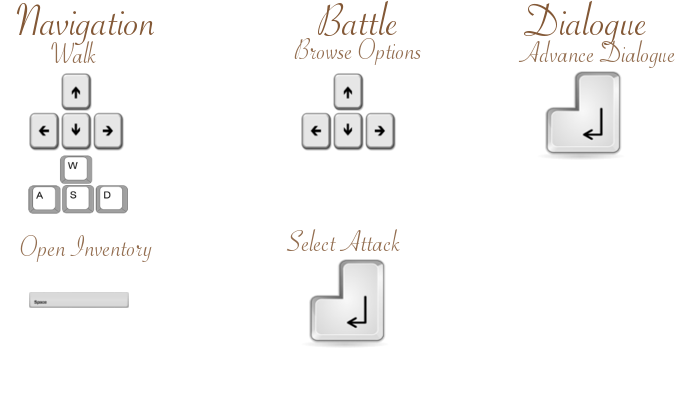
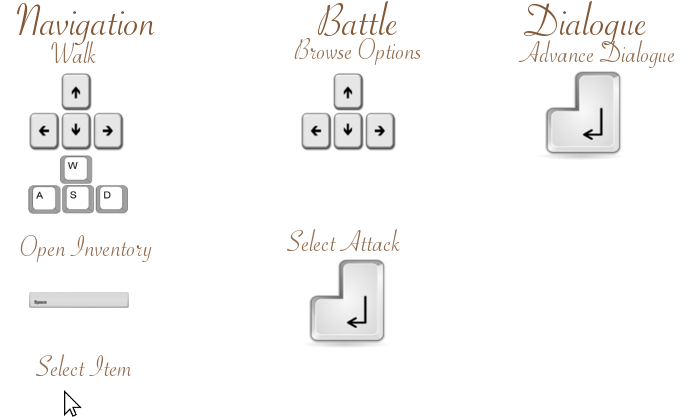
Revision of a layered 700×420 image; what changed, layer by layer:
added layer "Select Item" above "Open Inventory" over [35, 354, 131, 376]
added layer "mouse.svg" above "Background" over [64, 390, 82, 417]
